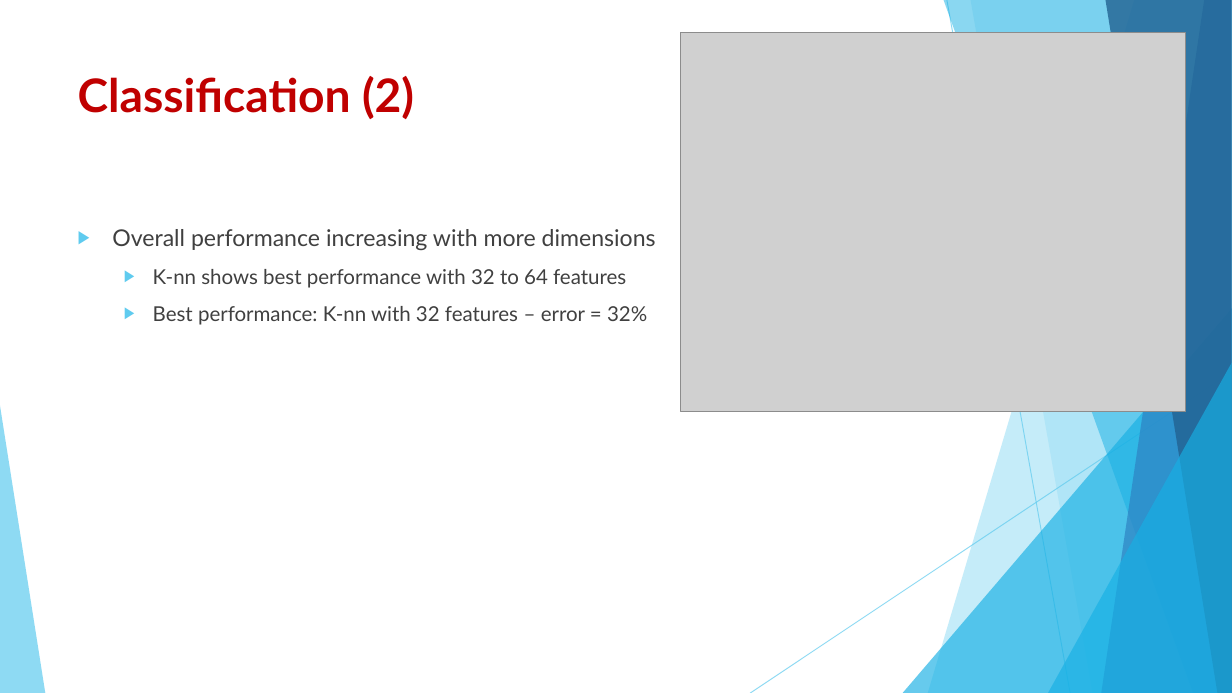
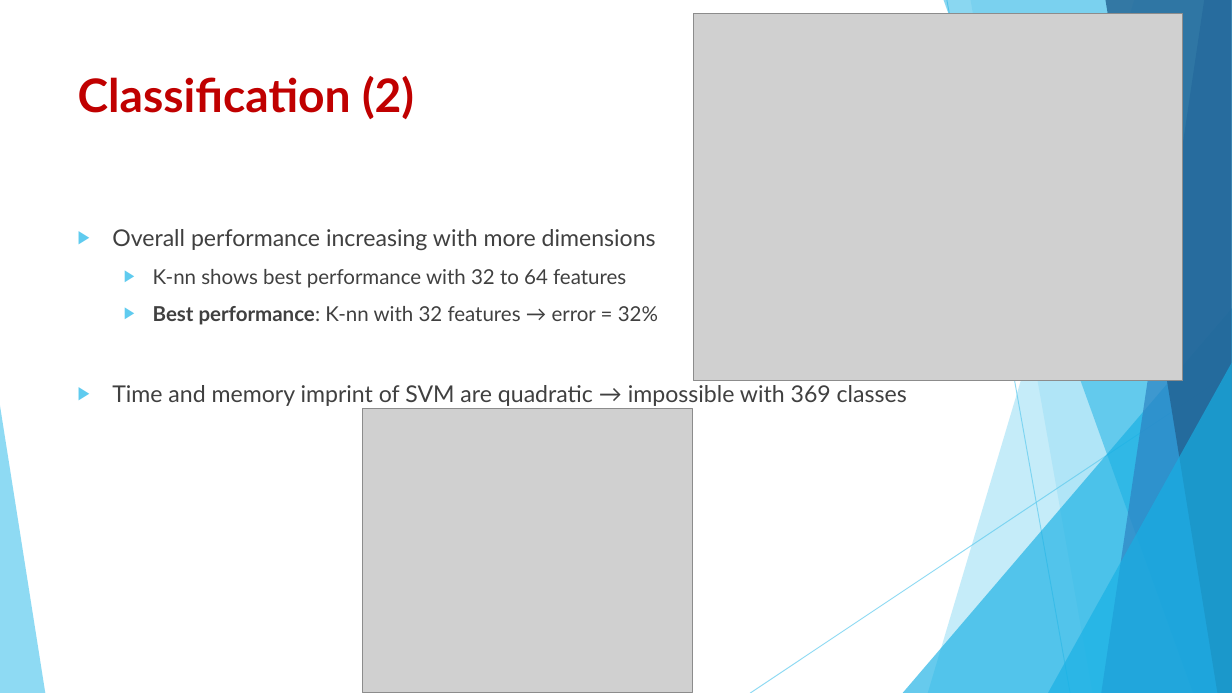
Before and after one commit to DavidS3141/HandwrittenEquationRecognizer, a slide deck: slide 7 of report/presentation/HER - Presentation.pptx. Drawn at 1232x693 pixels with LibreOffice and Linux fonts; fonts in the diff are those of the drawing; grey boxes stand for pictures. Boxes give left, top, right and bottom in pixels: in the first picture for what was removed or moved away, otherwise in the second. Text is boxed around its words. In the diff, an @@ line names an element or a change of style, - is before the commit and + after.

Commit message:
updated presentation

```diff
--- a/report/presentation/HER - Presentation.pptx
+++ b/report/presentation/HER - Presentation.pptx
@@ picture resized from (x1=681, y1=32, x2=1186, y2=411) to (x1=693, y1=14, x2=1183, y2=381) @@
@@ text at (x1=112, y1=306, x2=907, y2=406): text changed; size 16 to 18 pt @@
-  ▶ Best performance: K-nn with 32 features – error = 32%
+  ▶ Best performance: K-nn with 32 features → error = 32%
+▶ Time and memory imprint of SVM are quadratic → impossible with 369 classes
@@ picture added at (x1=362, y1=409, x2=692, y2=693) @@
```
Also in this commit, not shown: 1 other slide changed, 6 other files.
